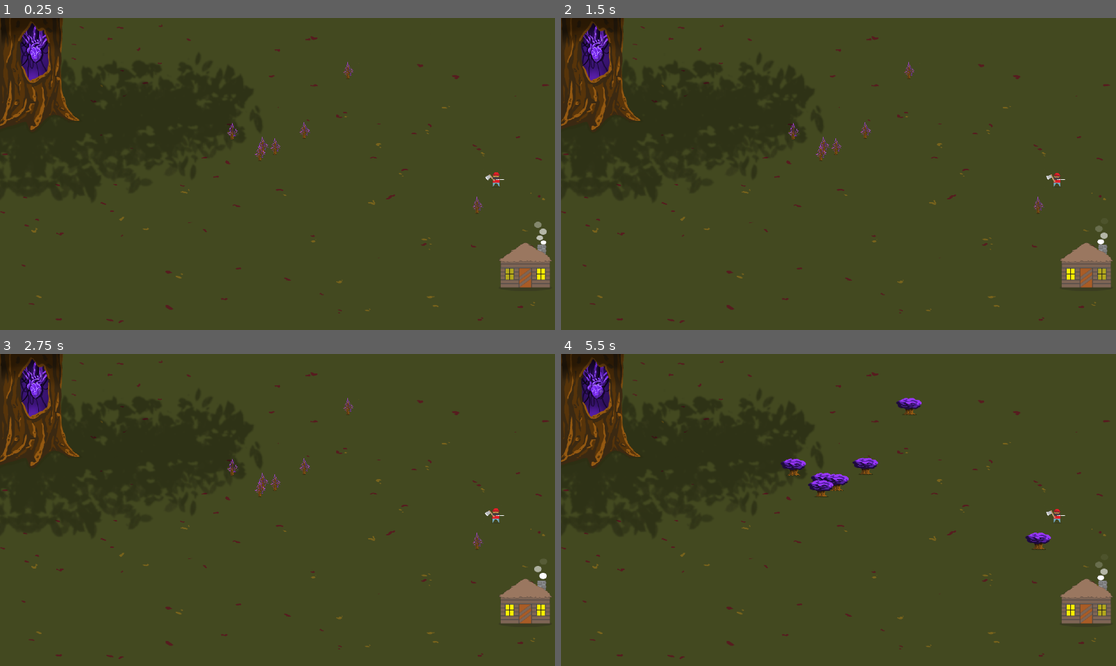
Above: before the commit, frames 1-4 (two rows, left to right).
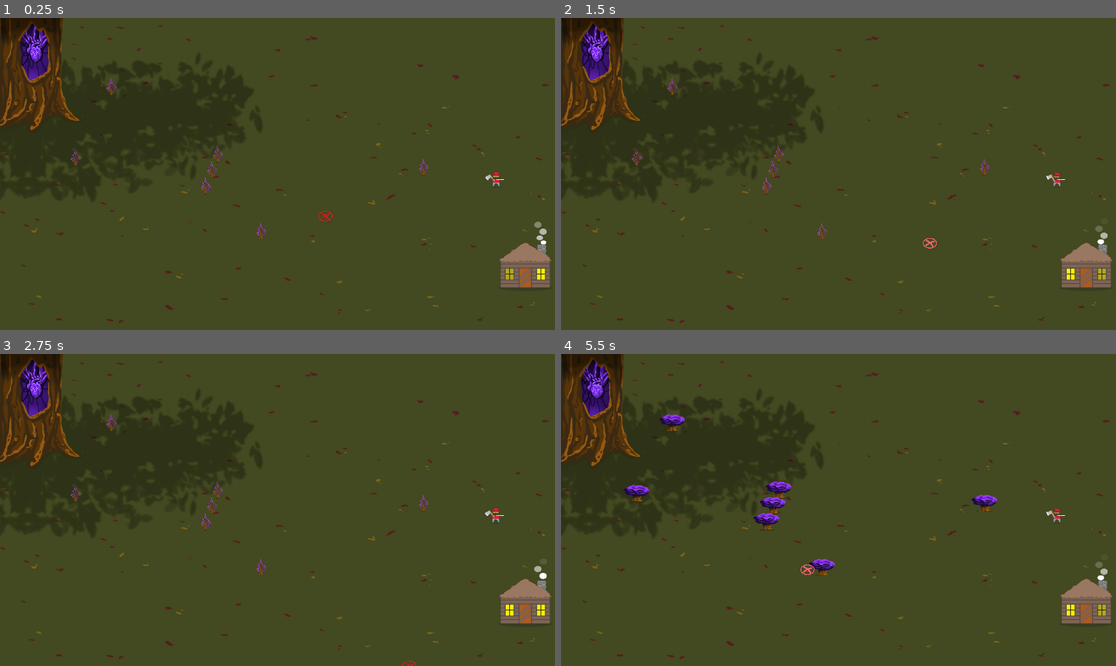
Above: after the commit, the same moments.

Repository: sksmith/ATreeKilledMyFather
Game: Godot game, scene res://Play.tscn
Two runs of this game, one before a commit and one after it. Both use one fixed random seed, a clock stepped at 60 frames per second and the inputs below. This scene is started directly instead of the project's main scene.
Inputs:
- Up to frame 1 (0.25 s): no input
- Up to frame 2 (1.5 s): hold D (f_move_right) 0.53-1.28 s; hold Space (f_action) 0.53-1.28 s; hold S (f_move_down) from 1.28 s (still down); tap Space (f_action) at 1.35 s
- Up to frame 3 (2.75 s): release S (f_move_down) at 2.03 s; hold D (f_move_right) from 2.03 s (still down); hold Space (f_action) from 2.03 s (still down)
- Up to frame 4 (5.5 s): release D (f_move_right) at 2.78 s; release Space (f_action) at 2.78 s; hold W (f_move_up) 2.78-3.53 s; tap Space (f_action) at 2.85, 4.35 s; hold Space (f_action) 3.53-4.28 s; hold A (f_move_left) 3.53-5.03 s; hold S (f_move_down) from 5.03 s (still down); hold Space (f_action) from 5.03 s (still down)

The runs differ from the first frame. In frame 1, 0.5% of the frame differs, in the area x 12-88%, y 14-72%; in frame 2, 0.5%; in frame 3, 0.5%; in frame 4, 2.0%, in the area x 11-89%, y 14-72%.

Commit message:
Fix tree destruction and cooldown

Diff:
--- a/Main.gd
+++ /dev/null
@@ -1,9 +0,0 @@
-extends Node
-
-func _ready():
-	new_game()
-	randomize()
-
-func new_game():
-	$Lumberjack.start($LumberjackSpawnPoint.position)
-	$PlayTheme.play()
--- /dev/null
+++ b/Play.gd
@@ -0,0 +1,18 @@
+extends Node
+
+export(NodePath) var lumberjack
+export(NodePath) var lumberjack_spawn
+
+var lumberjack_node
+var lumberjack_spawn_node
+
+func _ready():
+	new_game()
+	randomize()
+
+func new_game():
+	lumberjack_node = get_node(lumberjack)
+	lumberjack_spawn_node = get_node(lumberjack_spawn)
+	lumberjack_node.start(lumberjack_spawn_node.position)
+	if $PlayTheme:
+		$PlayTheme.play()
--- a/Play.tscn
+++ b/Play.tscn
@@ -1,51 +1,67 @@
-[gd_scene load_steps=8 format=2]
+[gd_scene load_steps=9 format=2]
 
 [ext_resource path="res://HeartTree.tscn" type="PackedScene" id=1]
 [ext_resource path="res://Cabin.tscn" type="PackedScene" id=2]
-[ext_resource path="res://Tree.tscn" type="PackedScene" id=3]
+[ext_resource path="res://forest/PlantedTree.tscn" type="PackedScene" id=3]
 [ext_resource path="res://Lumberjack.tscn" type="PackedScene" id=4]
-[ext_resource path="res://Main.gd" type="Script" id=5]
+[ext_resource path="res://Play.gd" type="Script" id=5]
 [ext_resource path="res://assets/Background.png" type="Texture" id=6]
 [ext_resource path="res://assets/audio/music/Main Theme 0.2.ogg" type="AudioStream" id=7]
+[ext_resource path="res://forest/ForestCursor.tscn" type="PackedScene" id=8]
 
-[node name="Main" type="Node"]
+[node name="Play" type="Node"]
 script = ExtResource( 5 )
-
-[node name="Background" type="Sprite" parent="."]
-position = Vector2( 960, 540 )
-texture = ExtResource( 6 )
-
-[node name="Lumberjack" parent="." instance=ExtResource( 4 )]
-
-[node name="LumberjackSpawnPoint" type="Position2D" parent="."]
-position = Vector2( 1704, 575 )
-
-[node name="HeartTree" parent="." instance=ExtResource( 1 )]
-position = Vector2( 113, 191 )
-
-[node name="Area2D" parent="." instance=ExtResource( 2 )]
-position = Vector2( 1815, 932 )
-
-[node name="Tree" parent="." instance=ExtResource( 3 )]
-position = Vector2( 1203, 209 )
-
-[node name="Tree7" parent="." instance=ExtResource( 3 )]
-position = Vector2( 1650, 675 )
-
-[node name="Tree2" parent="." instance=ExtResource( 3 )]
-position = Vector2( 1052, 416 )
-
-[node name="Tree3" parent="." instance=ExtResource( 3 )]
-position = Vector2( 803, 419 )
-
-[node name="Tree4" parent="." instance=ExtResource( 3 )]
-position = Vector2( 908, 468 )
-
-[node name="Tree5" parent="." instance=ExtResource( 3 )]
-position = Vector2( 951, 472 )
-
-[node name="Tree6" parent="." instance=ExtResource( 3 )]
-position = Vector2( 898, 493 )
+lumberjack = NodePath("World/YSort/Lumberjack")
+lumberjack_spawn = NodePath("World/YSort/LumberjackSpawnPoint")
 
 [node name="PlayTheme" type="AudioStreamPlayer" parent="."]
 stream = ExtResource( 7 )
+
+[node name="World" type="Node2D" parent="."]
+
+[node name="Background" type="Sprite" parent="World"]
+position = Vector2( 960, 540 )
+z_index = -2000
+texture = ExtResource( 6 )
+
+[node name="ForestCursor" parent="World" instance=ExtResource( 8 )]
+position = Vector2( 1126, 686 )
+z_index = 100
+tree_parent_node = NodePath("../YSort/Trees")
+
+[node name="YSort" type="YSort" parent="World"]
+
+[node name="Cabin" parent="World/YSort" instance=ExtResource( 2 )]
+position = Vector2( 1815, 932 )
+
+[node name="HeartTree" parent="World/YSort" instance=ExtResource( 1 )]
+position = Vector2( 113, 191 )
+
+[node name="Trees" type="YSort" parent="World/YSort"]
+
+[node name="PlantedTree" parent="World/YSort/Trees" instance=ExtResource( 3 )]
+position = Vector2( 1464, 544 )
+
+[node name="PlantedTree2" parent="World/YSort/Trees" instance=ExtResource( 3 )]
+position = Vector2( 710, 608 )
+
+[node name="PlantedTree3" parent="World/YSort/Trees" instance=ExtResource( 3 )]
+position = Vector2( 384, 266 )
+
+[node name="PlantedTree4" parent="World/YSort/Trees" instance=ExtResource( 3 )]
+position = Vector2( 260, 510 )
+
+[node name="PlantedTree5" parent="World/YSort/Trees" instance=ExtResource( 3 )]
+position = Vector2( 902, 766 )
+
+[node name="PlantedTree6" parent="World/YSort/Trees" instance=ExtResource( 3 )]
+position = Vector2( 752, 498 )
+
+[node name="PlantedTree7" parent="World/YSort/Trees" instance=ExtResource( 3 )]
+position = Vector2( 732, 552 )
+
+[node name="LumberjackSpawnPoint" type="Position2D" parent="World/YSort"]
+position = Vector2( 1704, 575 )
+
+[node name="Lumberjack" parent="World/YSort" instance=ExtResource( 4 )]
+position = Vector2( 1248, 294 )
--- a/Tree.gd
+++ b/Tree.gd
@@ -1,6 +1,7 @@
 extends StaticBody2D
 
 signal tree_grown(tree)
+signal tree_died(tree)
 
 export var hit_points = 5
 var phase = 1
@@ -23,7 +24,11 @@
 func hit(damage: int):
 	hit_points -= damage
 	if hit_points <= 0:
-		queue_free()
+		die()
+
+func die():
+	emit_signal("tree_died", self)
+	queue_free()
 
 func _on_LevelTimer_timeout():
 	phase += 1
--- a/forest/ForestCursor.gd
+++ b/forest/ForestCursor.gd
@@ -15,6 +15,10 @@
 # Called when the node enters the scene tree for the first time.
 func _ready():
 	screen_size = get_viewport_rect().size
+	var sprite_frames = $AnimatedSprite.get_sprite_frames()
+	var cooldown_frames = sprite_frames.get_frame_count("cooldown")
+	var cooldown_speed = cooldown_frames / float(planting_cooldown)
+	sprite_frames.set_animation_speed("cooldown", cooldown_speed)
 	if tree_parent_node:
 		tree_planting_node = get_node(tree_parent_node)
 
@@ -59,6 +63,7 @@
 
 func _start_planting_cooldown():
 	on_cooldown = true
+	var cooldown_speed = $AnimatedSprite.get_sprite_frames().get_animation_speed("cooldown")
 	$AnimatedSprite.play("cooldown")
 	yield(get_tree().create_timer(planting_cooldown), "timeout")
 	on_cooldown = false
--- a/forest/ForestCursor.tscn
+++ b/forest/ForestCursor.tscn
@@ -11,13 +11,14 @@
 [ext_resource path="res://forest/plant-seed_COOL-04.png" type="Texture" id=9]
 [ext_resource path="res://forest/plant-seed_COOL-03.png" type="Texture" id=10]
 [ext_resource path="res://forest/plant-seed_COOL-05.png" type="Texture" id=11]
+[ext_resource path="res://forest/plant-seed_COOL-06.png" type="Texture" id=12]
 
 [sub_resource type="SpriteFrames" id=1]
 animations = [ {
-"frames": [ ExtResource( 7 ), ExtResource( 8 ), ExtResource( 10 ), ExtResource( 9 ), ExtResource( 11 ) ],
-"loop": true,
+"frames": [ ExtResource( 7 ), ExtResource( 8 ), ExtResource( 10 ), ExtResource( 9 ), ExtResource( 11 ), ExtResource( 12 ) ],
+"loop": false,
 "name": "cooldown",
-"speed": 5.0
+"speed": 1.0
 }, {
 "frames": [ ExtResource( 5 ), ExtResource( 1 ) ],
 "loop": true,
@@ -48,7 +49,6 @@
 [node name="AnimatedSprite" type="AnimatedSprite" parent="."]
 frames = SubResource( 1 )
 animation = "no"
-frame = 1
 playing = true
 
 [node name="CollisionShape2D" type="CollisionShape2D" parent="."]
--- a/forest/Main-Jim.tscn
+++ b/forest/Main-Jim.tscn
@@ -1,14 +1,14 @@
 [gd_scene load_steps=8 format=2]
 
 [ext_resource path="res://Lumberjack.tscn" type="PackedScene" id=1]
-[ext_resource path="res://Main.gd" type="Script" id=2]
+[ext_resource path="res://Play.gd" type="Script" id=2]
 [ext_resource path="res://forest/ForestCursor.tscn" type="PackedScene" id=3]
 [ext_resource path="res://assets/Background.png" type="Texture" id=4]
 [ext_resource path="res://HeartTree.tscn" type="PackedScene" id=5]
 [ext_resource path="res://Cabin.tscn" type="PackedScene" id=6]
 [ext_resource path="res://forest/PlantedTree.tscn" type="PackedScene" id=7]
 
-[node name="Main" type="Node"]
+[node name="Play" type="Node"]
 script = ExtResource( 2 )
 lumberjack = NodePath("World/YSort/Lumberjack")
 lumberjack_spawn = NodePath("World/YSort/LumberjackSpawnPoint")
--- a/forest/PlantedTree.gd
+++ b/forest/PlantedTree.gd
@@ -25,3 +25,8 @@
 func _on_Tree_tree_grown(tree):
 	if tree == $Tree:
 		$PlantingRange.enable_planting()
+
+
+func _on_Tree_tree_died(tree):
+	if tree == $Tree:
+		queue_free()
--- a/forest/PlantedTree.tscn
+++ b/forest/PlantedTree.tscn
@@ -28,4 +28,5 @@
 rotation = 1.5708
 shape = SubResource( 1 )
 
+[connection signal="tree_died" from="Tree" to="." method="_on_Tree_tree_died"]
 [connection signal="tree_grown" from="Tree" to="." method="_on_Tree_tree_grown"]
--- a/project.godot
+++ b/project.godot
@@ -18,6 +18,7 @@
 
 window/size/width=1920
 window/size/height=1080
+window/size/fullscreen=true
 
 [gui]
 
Not shown: 1 places in forest/ForestCursor.tscn that only renumber resources
Binary file changed: forest/plant-seed_COOL-01.png
Binary file changed: forest/plant-seed_COOL-02.png
Binary file changed: forest/plant-seed_COOL-03.png
Binary file changed: forest/plant-seed_COOL-04.png
Binary file changed: forest/plant-seed_COOL-05.png
Binary file added: forest/plant-seed_COOL-06.png
Not shown, added: forest/plant-seed_COOL-06.png.import
